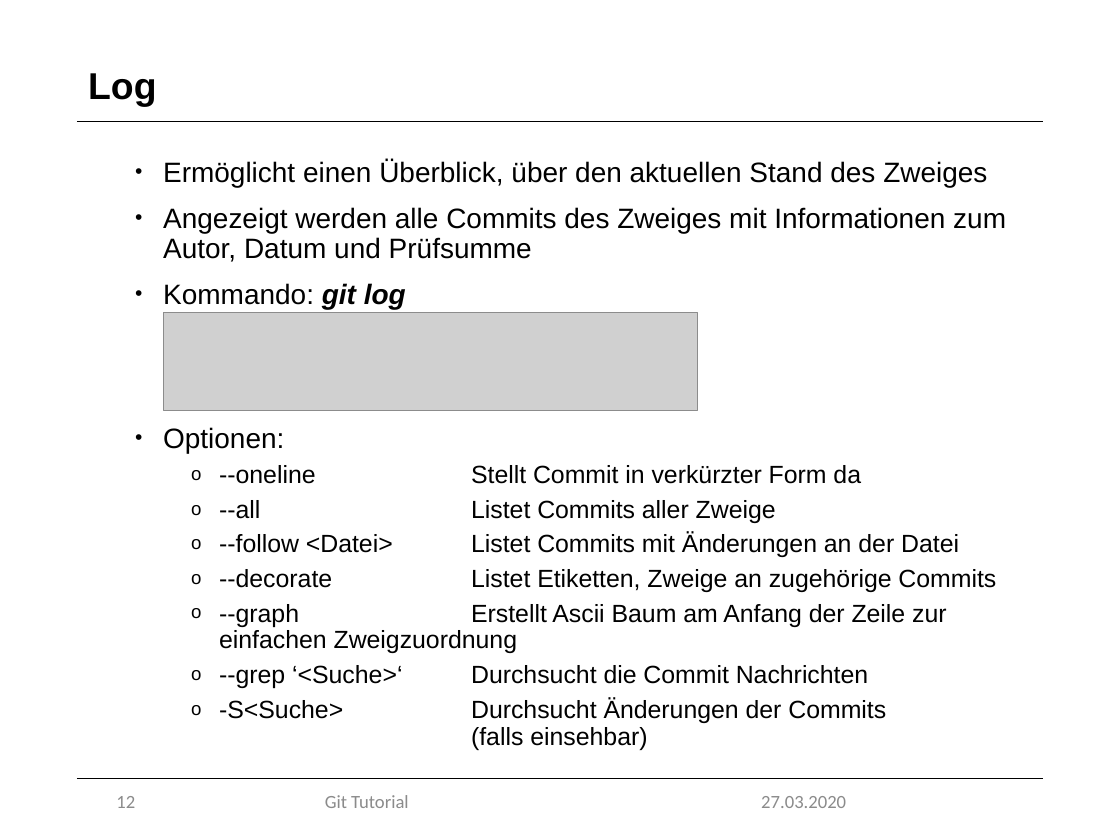
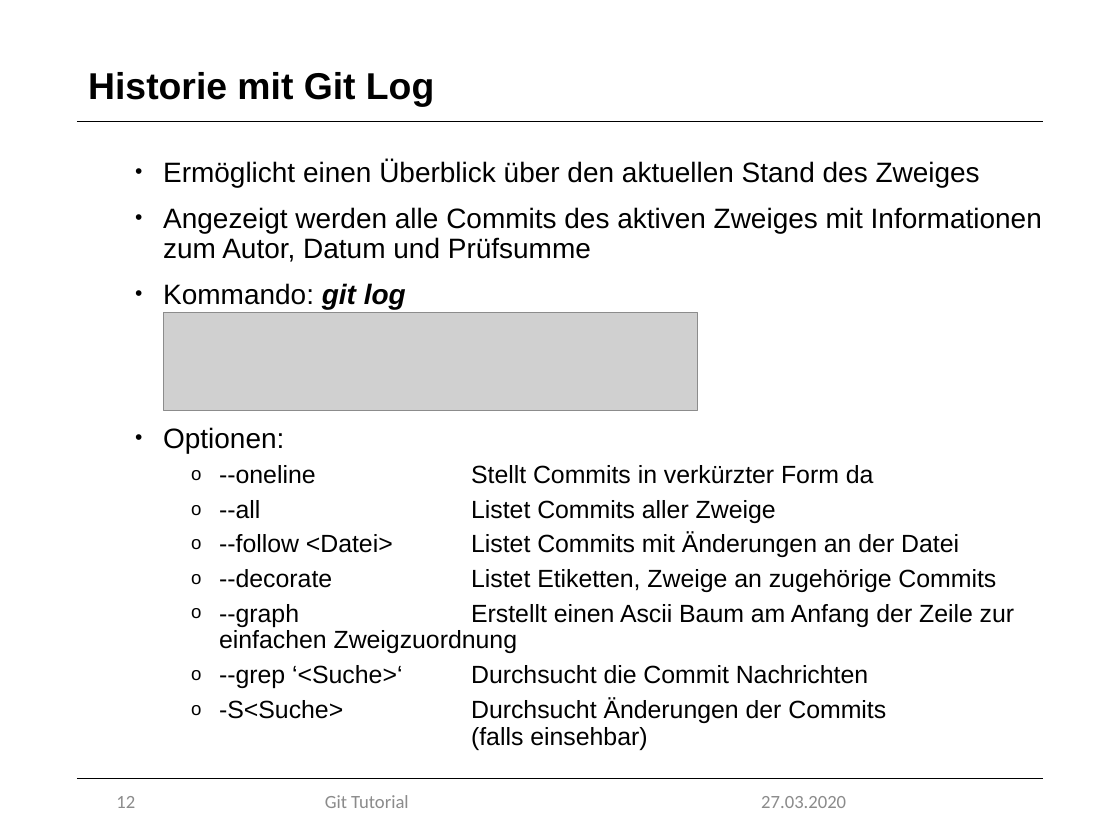
Before and after one commit to marcretzlaff/projektarbeit, a slide deck: slide 12 of Präsentation-90min/Präsentation-90min.pptx. Drawn at 1120x840 pixels with LibreOffice and Linux fonts; fonts in the diff are those of the drawing; grey boxes stand for pictures; background and template pictures are left out. Boxes give left, top, right and bottom in pixels: in the first picture for what was removed or moved away, otherwise in the second. Text is boxed around its words. In the diff, an @@ line names an element or a change of style, - is before the commit and + after.

```diff
--- a/Präsentation-90min/Präsentation-90min.pptx
+++ b/Präsentation-90min/Präsentation-90min.pptx
@@ title at (x1=88, y1=72, x2=434, y2=107): text changed @@
-Log
+Historie mit Git Log
@@ text at (x1=163, y1=160, x2=1042, y2=262): text changed @@
-• Ermöglicht einen Überblick, über den aktuellen Stand des Zweiges
-• Angezeigt werden alle Commits des Zweiges mit Informationen zum Autor, Datum und Prüfsumme
+• Ermöglicht einen Überblick über den aktuellen Stand des Zweiges
+• Angezeigt werden alle Commits des aktiven Zweiges mit Informationen zum Autor, Datum und Prüfsumme
@@ text at (x1=219, y1=465, x2=874, y2=484): text changed @@
-  o --oneline Stellt Commit in verkürzter Form da
+  o --oneline Stellt Commits in verkürzter Form da
@@ text at (x1=219, y1=604, x2=1015, y2=653): text changed @@
-  o --graph Erstellt Ascii Baum am Anfang der Zeile zur einfachen Zweigzuordnung
+  o --graph Erstellt einen Ascii Baum am Anfang der Zeile zur einfachen Zweigzuordnung
```
Also in this commit, not shown: 21 other slides changed, 2 slides added, 2 slides removed, 1 other file.
